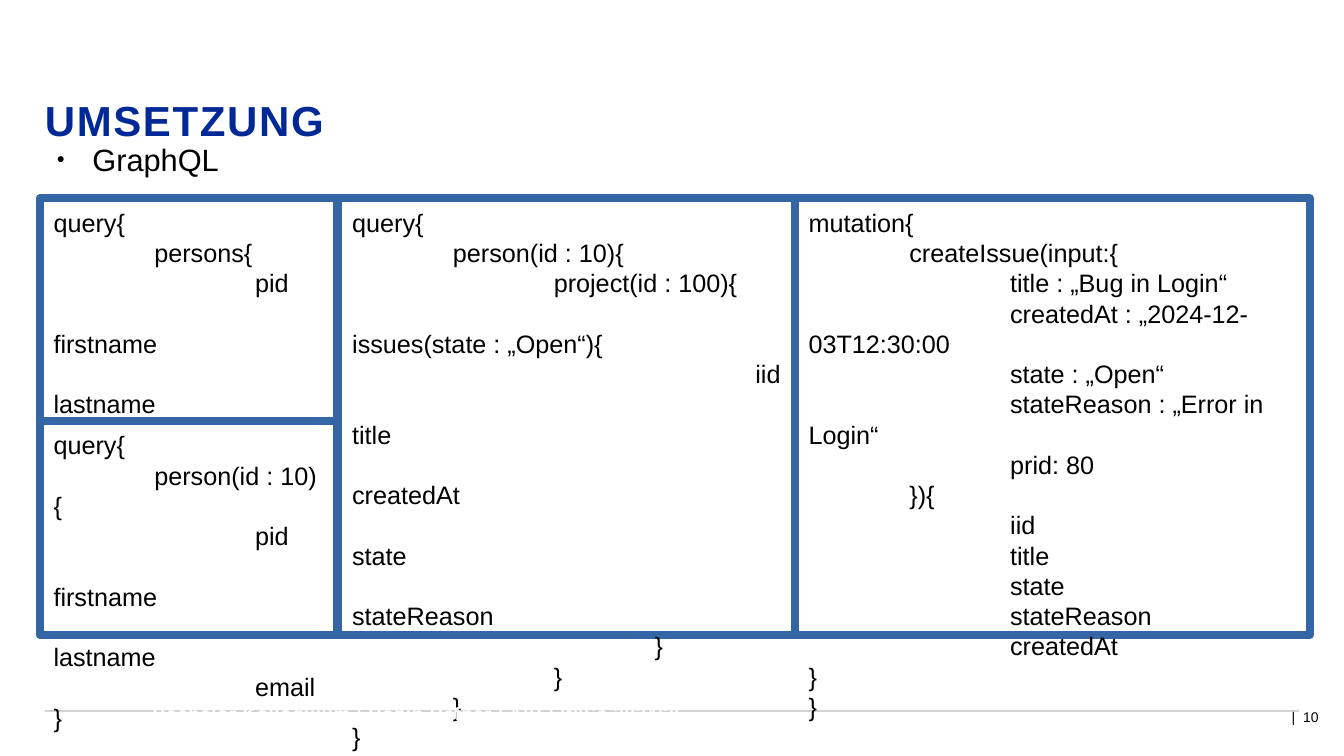
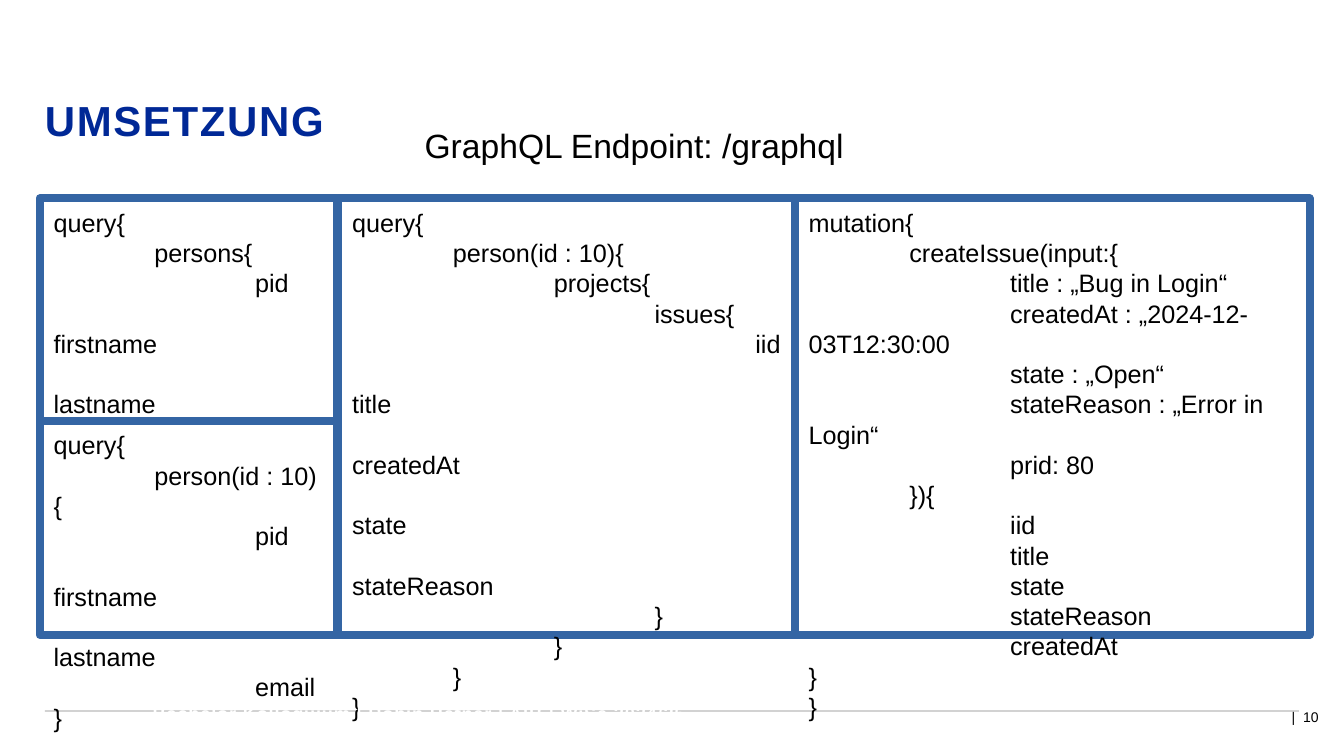
Before and after one commit to D4rkm4n215/Bachelorthesis, a slide deck: slide 10 of Thesis/Kolloquium/Präsentation_Hefner_Robin_206488.odp. Drawn at 1344x756 pixels with LibreOffice and Linux fonts; fonts in the diff are those of the drawing; background and template pictures are left out. Boxes give left, top, right and bottom in pixels: in the first picture for what was removed or moved away, otherwise in the second. Text is boxed around its words. In the diff, an @@ line names an element or a change of style, - is before the commit and + after.

Commit message:
improved Presentation

```diff
--- a/Thesis/Kolloquium/Präsentation_Hefner_Robin_206488.odp
+++ b/Thesis/Kolloquium/Präsentation_Hefner_Robin_206488.odp
@@ text at bbox=[425, 133, 843, 165]: text changed; size 22 to 24 pt @@
-● GraphQL
+GraphQL Endpoint: /graphql
@@ text in rectangle at bbox=[554, 273, 735, 328]: text changed @@
-project(id : 100){
-issues(state : „Open“){
+projects{
+issues{
```
Also in this commit, not shown: 1 other slide changed, 1 other file.
